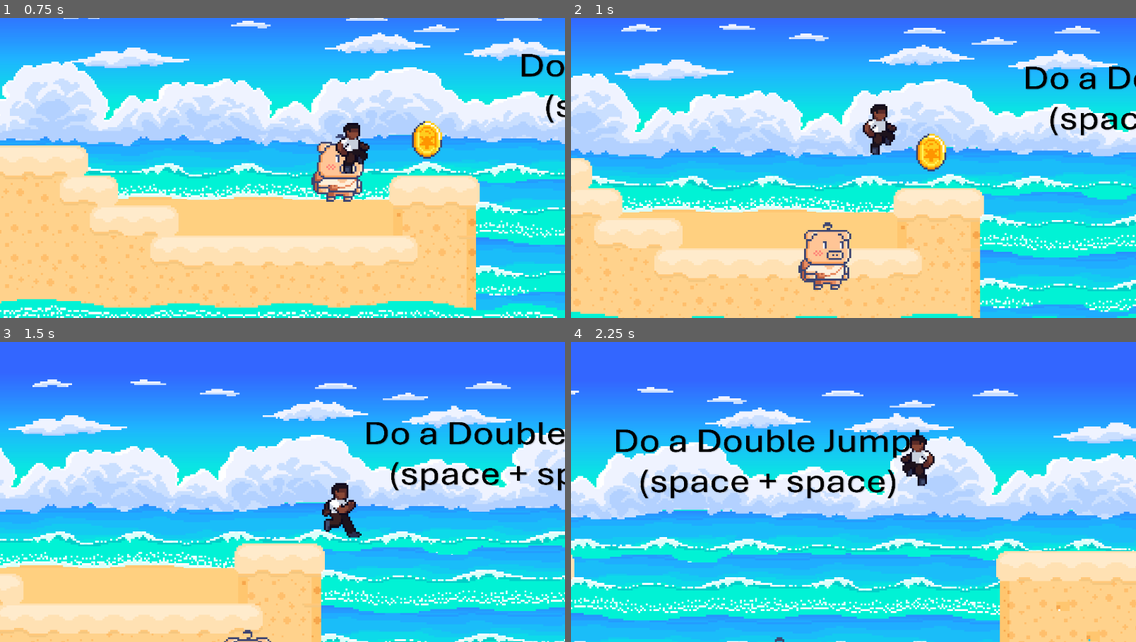
Above: before the commit, frames 1-4 (two rows, left to right).
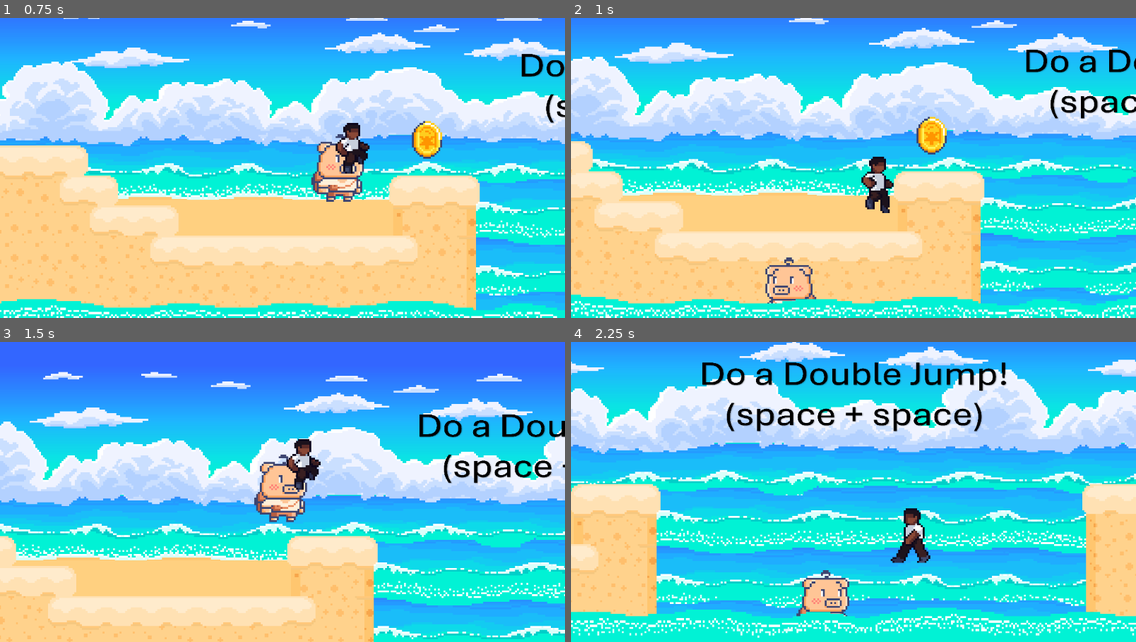
Above: after the commit, the same moments.

Repository: andrewfunston/GameOff2025-Waves
Game: Godot game, scene res://Stages/Teach/Teach.tscn
Same seed, same stepped clock (60 frames per second), same inputs: the game is played once before the commit and once after it.
Inputs:
- Up to frame 1 (0.75 s): tap Enter (ui_accept) at 0.5 s; hold Right (ui_right) from 0.53 s (still down); tap Shift (dash) at 0.6 s
- Up to frame 2 (1 s): keep holding Right (ui_right); tap Enter (ui_accept) at 0.77, 0.8 s
- Up to frame 3 (1.5 s): keep holding Right (ui_right); tap Enter (ui_accept) at 1.07, 1.35 s
- Up to frame 4 (2.25 s): tap Enter (ui_accept) at 1.52, 1.82 s; tap Shift (dash) at 1.55, 2.1 s; release Right (ui_right) at 2.03 s; hold Left (ui_left) from 2.03 s (still down)

Frame 1 is identical in both runs. In frame 2, 67% of the frame differs, in the area x 0-100%, y 0-100%; in frame 3, 43%; in frame 4, 88%.

Commit message:
update player script

Diff:
--- a/the-king-and-his-wave/Entities/Player/player.gd
+++ b/the-king-and-his-wave/Entities/Player/player.gd
@@ -17,13 +17,12 @@
 @onready var mAnimatedSprite2D: AnimatedSprite2D = $AnimatedSprite2D
 
 var mState: States = States.idle
-var mLastVelocity: Vector2
 var mIdleTime: float = 0.0
 var mJumpsLeft: int = MAX_JUMPS
 
 # Dash state
-var canDash: bool = true        # reset when touching ground
-var isDashing: bool = false
+var mCanDash: bool = true        # reset when touching ground
+var mIsDashing: bool = false
 var dash_timer: float = 0.0
 var dash_dir: int = 0           # -1 left, 1 right
 
@@ -31,7 +30,6 @@
 func _ready() -> void:
 	# start with full jumps & dash
 	mJumpsLeft = MAX_JUMPS
-	canDash = true
 
 	# when we start the level, if we're not on the floor we need to start falling.
 	if not is_on_floor():
@@ -47,56 +45,50 @@
 	var direction: float = Input.get_axis("ui_left", "ui_right")
 
 	# ---------- DASH INPUT ----------
-	if Input.is_action_just_pressed("dash") and canDash and not isDashing:
-		var dash_input_dir: float = direction
-		if dash_input_dir == 0.0:
-			# no input? dash in facing direction
-			if mAnimatedSprite2D.flip_h:
-				dash_input_dir = -1.0
-			else:
-				dash_input_dir = 1.0
-		startDash(int(sign(dash_input_dir)))
-
-	# ---------- HORIZONTAL MOVEMENT (disabled during dash) ----------
-	if not isDashing:
-		if direction != 0.0:
-			if direction > 0.0:
-				mAnimatedSprite2D.flip_h = false
-			elif direction < 0.0:
-				mAnimatedSprite2D.flip_h = true
-
-			velocity.x += direction * ACCEL * delta
-			velocity.x = clamp(velocity.x, -SPEED, SPEED)
-		else:
-			# this reduces the velocity towards 0 by SPEED
-			velocity.x = move_toward(velocity.x, 0.0, SPEED)
-
-	# ---------- STATE MACHINE (disabled during dash) ----------
-	if not isDashing:
-		if mState == States.idle:
-			processIdle(delta)
-		elif mState == States.falling:
-			processFalling()
-		elif mState == States.jumping:
-			processJump()
-		elif mState == States.walking:
-			processWalking()
-		elif mState == States.running:
-			processRunning()
-
-	# ---------- GRAVITY (disabled during dash) ----------
-	if not isDashing and not is_on_floor():
-		velocity += get_gravity() * delta
-
-	# ---------- DASH TIMER ----------
-	if isDashing:
+	if mIsDashing:
 		dash_timer -= delta
 		if dash_timer <= 0.0:
 			endDash()
 
-	mLastVelocity = velocity
+		move_and_slide()
+		return
+	elif Input.is_action_just_pressed("dash") and mCanDash:
+		var dash_input_dir = -1.0 if mAnimatedSprite2D.flip_h else 1.0
+		startDash(int(sign(dash_input_dir)))
+
+		move_and_slide()
+		return
+
+	# ---------- HORIZONTAL MOVEMENT (disabled during dash) ----------
+	if direction != 0.0:
+		if direction > 0.0:
+			mAnimatedSprite2D.flip_h = false
+		elif direction < 0.0:
+			mAnimatedSprite2D.flip_h = true
+
+		velocity.x += direction * ACCEL * delta
+		velocity.x = clamp(velocity.x, -SPEED, SPEED)
+	else:
+		# this reduces the velocity towards 0 by SPEED
+		velocity.x = move_toward(velocity.x, 0.0, SPEED)
+
+	# ---------- STATE MACHINE (disabled during dash) ----------
+	if mState == States.idle:
+		processIdle(delta)
+	elif mState == States.falling:
+		processFalling()
+	elif mState == States.jumping:
+		processJump()
+	elif mState == States.walking:
+		processWalking()
+	elif mState == States.running:
+		processRunning()
+
+	# ---------- GRAVITY (disabled during dash) ----------
+	if not is_on_floor():
+		velocity += get_gravity() * delta
+
 	move_and_slide()
-
 
 # ================== STATES ==================
 
@@ -104,7 +96,7 @@
 	if is_on_floor():
 		# we landed, so reset available jumps and dash
 		mJumpsLeft = MAX_JUMPS
-		canDash = true
+		mCanDash = true
 
 		# we have an animation for "landing" we may want to add in.
 		if velocity.x == 0.0:
@@ -142,8 +134,7 @@
 
 
 func processWalking() -> void:
-	# use jump counter instead of "only if on floor"
-	if Input.is_action_just_pressed("ui_accept") and mJumpsLeft > 0:
+	if Input.is_action_just_pressed("ui_accept") and is_on_floor():
 		startJump()
 	elif not is_on_floor():
 		startFall()
@@ -154,8 +145,7 @@
 
 
 func processRunning() -> void:
-	# use jump counter instead of "only if on floor"
-	if Input.is_action_just_pressed("ui_accept") and mJumpsLeft > 0:
+	if Input.is_action_just_pressed("ui_accept") and is_on_floor():
 		startJump()
 	elif not is_on_floor():
 		startFall()
@@ -164,16 +154,13 @@
 
 
 # ================== STATE START HELPERS ==================
-
 func startWalk() -> void:
 	mState = States.walking
 	mAnimatedSprite2D.play("walking")
 
-
 func startRun() -> void:
 	mState = States.running
 	mAnimatedSprite2D.play("running")
-
 
 func startJump() -> void:
 	if mJumpsLeft <= 0:
@@ -210,8 +197,8 @@
 	if dir == 0:
 		return
 
-	isDashing = true
-	canDash = false
+	mIsDashing = true
+	mCanDash = false
 	dash_dir = dir
 	dash_timer = DASH_TIME
 
@@ -236,11 +223,11 @@
 
 
 func endDash() -> void:
-	isDashing = false
+	mIsDashing = false
 
 	# If we finished the dash while on the ground, allow another dash immediately
 	if is_on_floor():
-		canDash = true
+		mCanDash = true
 
 	# NEW: tell the wave dash is over
 	if wave and wave.has_method("on_dash_end"):
